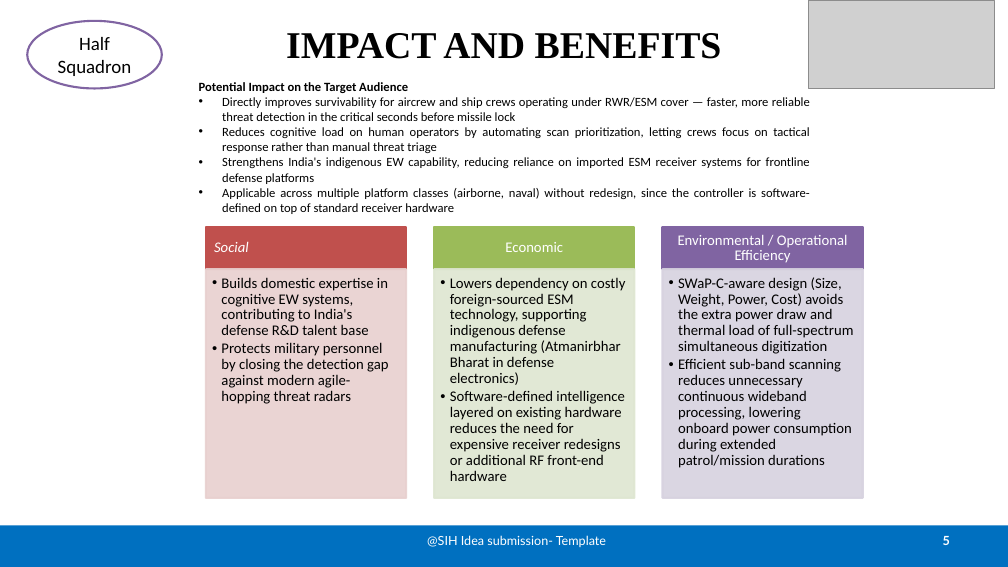
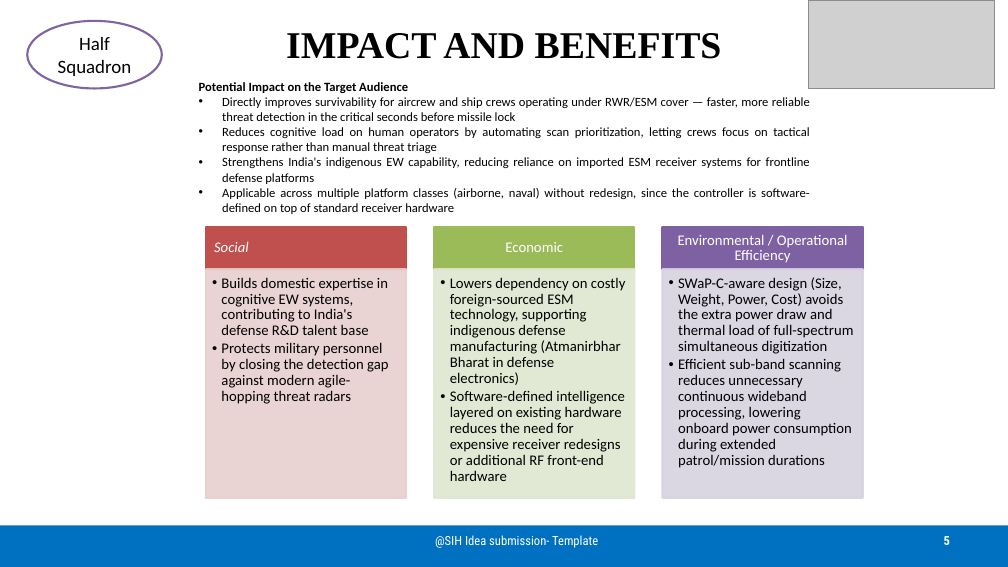
Before and after one commit to soura-bdj125/SIH26-A0H-T359, a slide deck: slide 5 of share/SIH26-A0H-T359-SIH26055_Presentation.pptx. Drawn at 1008x567 pixels with LibreOffice and Linux fonts; fonts in the diff are those of the drawing; grey boxes stand for pictures. Boxes give left, top, right and bottom in pixels: in the first picture for what was removed or moved away, otherwise in the second. Text is boxed around its words. In the diff, an @@ line names an element or a change of style, - is before the commit and + after.

```diff
--- a/share/SIH26-A0H-T359-SIH26055_Presentation.pptx
+++ b/share/SIH26-A0H-T359-SIH26055_Presentation.pptx
@@ text "@SIH Idea submission- Template" at (435, 535, 598, 548): font Lato to Roboto Condensed @@
```
Also in this commit, not shown: 5 other slides changed.
